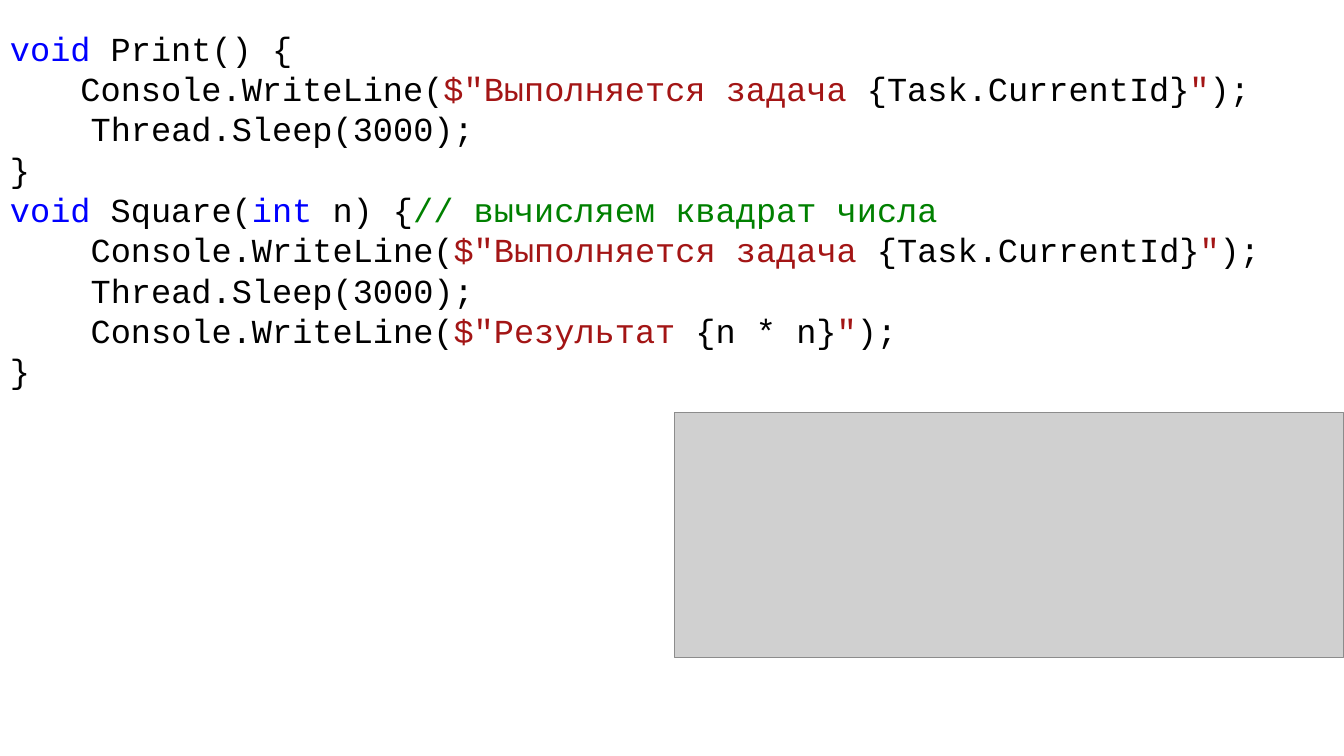
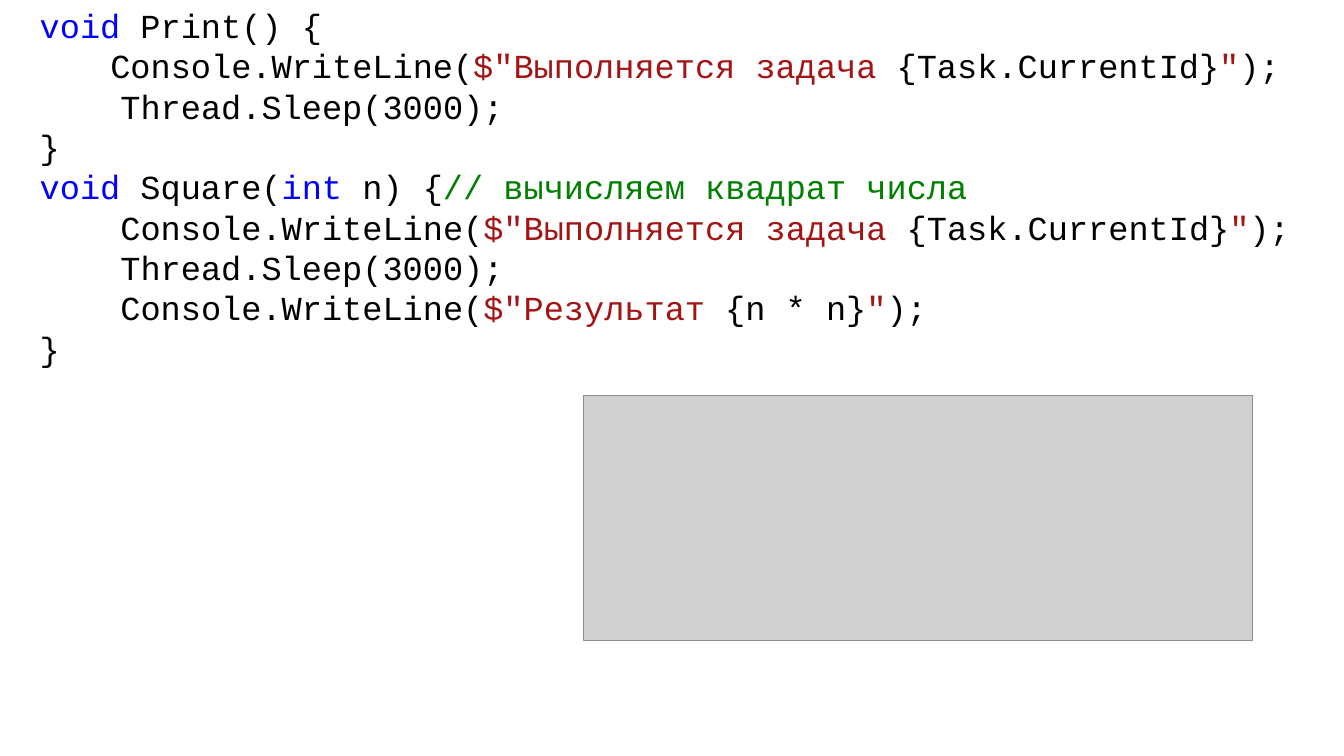
Before and after one commit to DaniilKlyukin/OOP-4, a slide deck: slide 30 of Лекции/ООП 1 лек 5.pptx (slide 26 before the commit). Drawn at 1344x756 pixels with LibreOffice and Linux fonts; fonts in the diff are those of the drawing; grey boxes stand for pictures. Boxes give left, top, right and bottom in pixels: in the first picture for what was removed or moved away, otherwise in the second. Text is boxed around its words. In the diff, an @@ line names an element or a change of style, - is before the commit and + after.

```diff
--- a/Лекции/ООП 1 лек 5.pptx
+++ b/Лекции/ООП 1 лек 5.pptx
@@ text "void Print() {" moved from (x1=10, y1=36, x2=1260, y2=350) to (x1=40, y1=14, x2=1290, y2=327) @@
@@ picture moved from (x1=676, y1=412, x2=1344, y2=657) to (x1=584, y1=395, x2=1253, y2=640) @@
```
Also in this commit, not shown: 21 other slides changed, 6 slides added, 3 other files.
